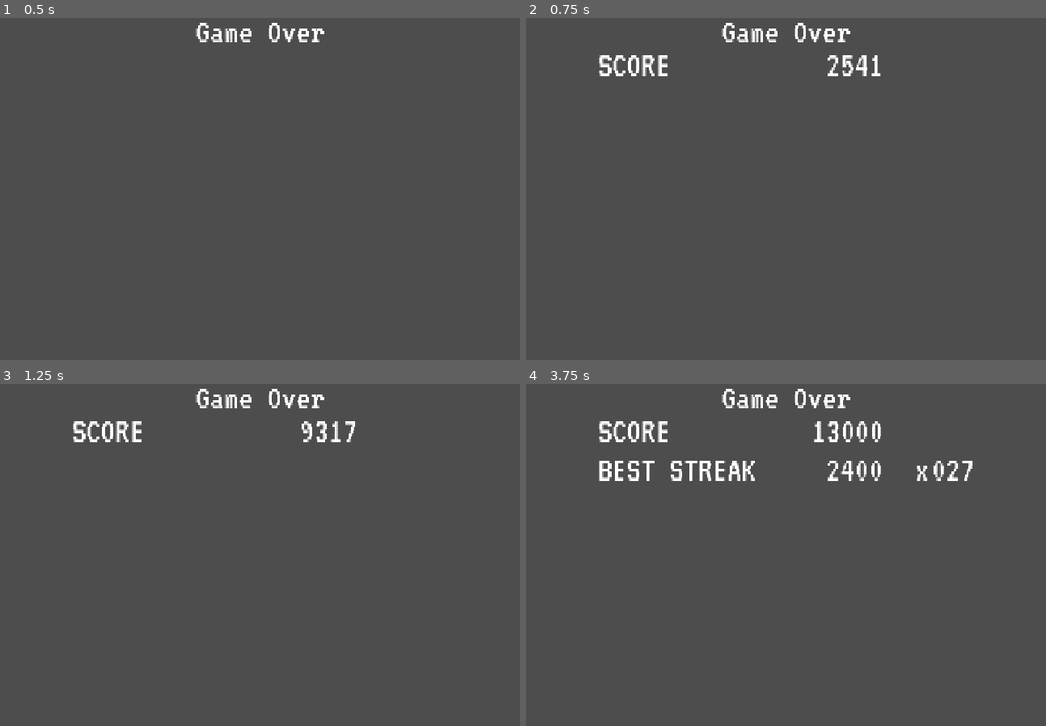
Above: before the commit, frames 1-4 (two rows, left to right).
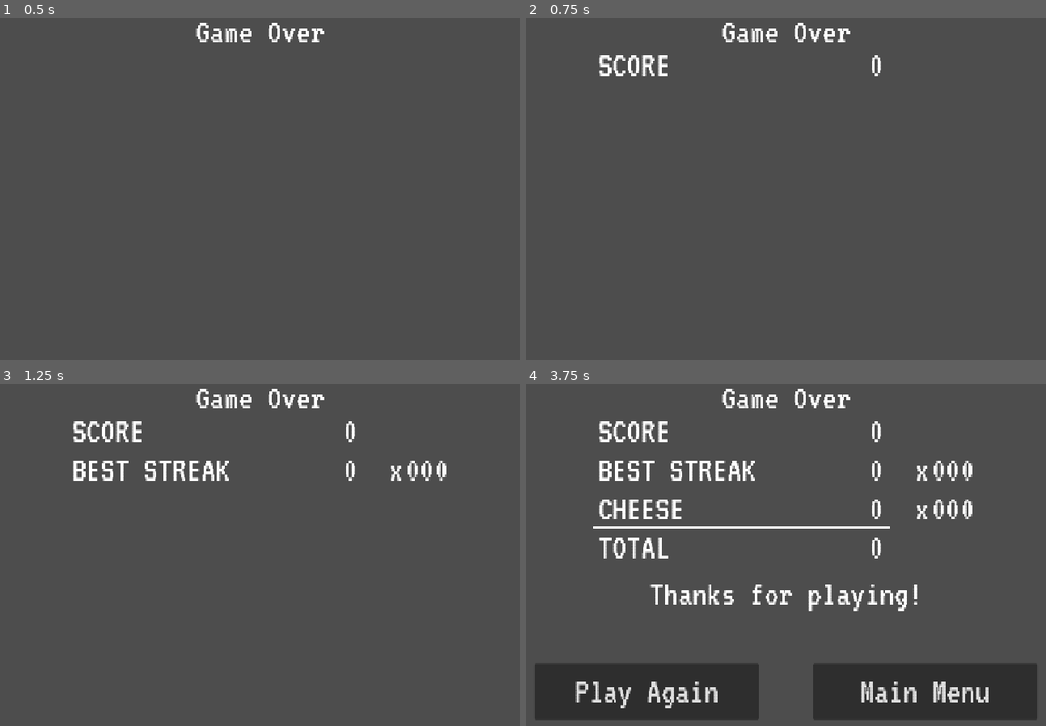
Above: after the commit, the same moments.

Repository: sdepouw/mathematics-and-cheese
Game: Godot game, scene res://Screens/GameOverScreen/game_over_screen.tscn
Same seed, same stepped clock (60 frames per second), same inputs: the game is played once before the commit and once after it. This scene is started directly instead of the project's main scene. Sound files missing from this copy of the repository are replaced by a short silence.
Inputs (mouse positions are in pixels of both pictures, inside the frame that each line leads up to):
- Up to frame 1 (0.5 s): no input
- Up to frame 2 (0.75 s): tap Enter at 0.5 s; move the mouse to (926, 175) at 0.52 s; hold D (move_right) from 0.53 s (still down); tap Space (confirm) at 0.6 s; click (926, 175) at 0.67 s
- Up to frame 3 (1.25 s): keep holding D (move_right)
- Up to frame 4 (3.75 s): move the mouse to (656, 578) at 1.27 s; release D (move_right) at 1.28 s; hold S (move_down) 1.28-2.03 s; tap Space (confirm) at 1.35, 2, 2.1, 2.85, 3.6 s; move the mouse to (848, 479) at 2.02 s; hold D (move_right) 2.03-2.78 s; move the mouse to (754, 633) at 2.77 s; hold W (move_up) 2.78-3.53 s; click (754, 633) at 2.92 s; move the mouse to (978, 616) at 3.52 s; hold A (move_left) from 3.53 s (still down)

Frame 1 is identical in both runs. In frame 2, 0.3% of the frame differs, in the area x 58-69%, y 10-18%; in frame 3, 1.4%; in frame 4, 17%, in the area x 1-99%, y 10-99%.

Commit message:
Remove testing line

Diff:
--- a/Game/Screens/GameOverScreen/game_over_screen.gd
+++ b/Game/Screens/GameOverScreen/game_over_screen.gd
@@ -61,7 +61,6 @@
   _cheeses = data[2]
 
 func _ready() -> void:
-  load_scene_data([13000, 27, 5])
   var high_score_reached: bool = _total_score > HighScore.get_current_high_score()
   _initialize_tally_display()
   await _tally_async()
